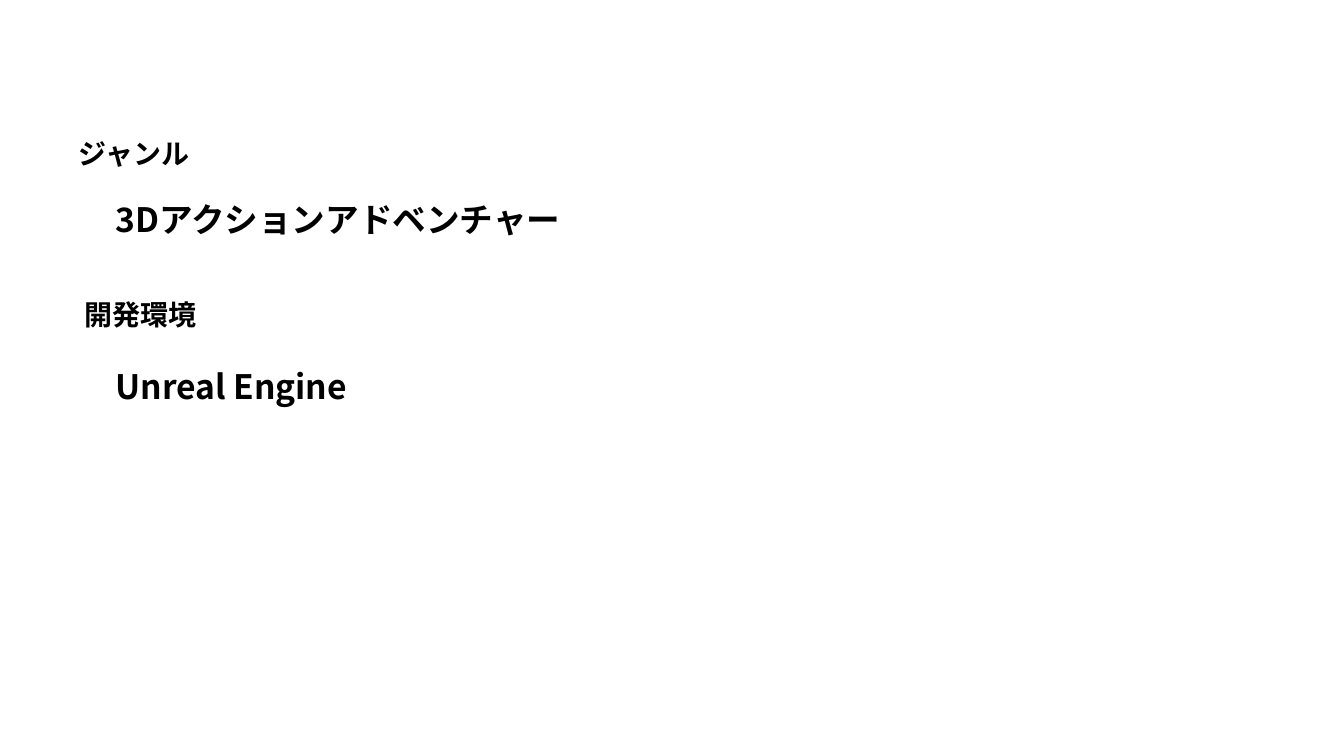
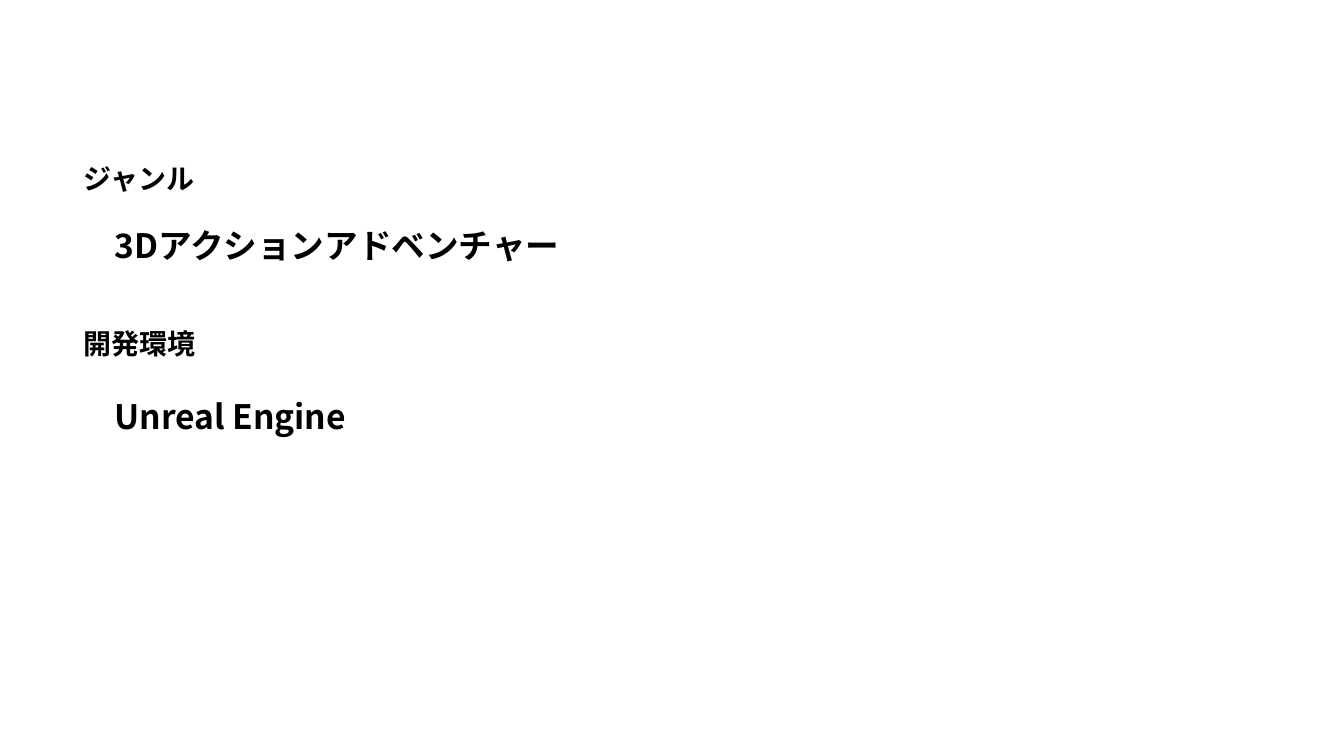
Before and after one commit to kirinokazuto/adventure, a slide deck: slide 2 of 企画書.pptx. Drawn at 1344x756 pixels with LibreOffice and Linux fonts; fonts in the diff are those of the drawing. Boxes give left, top, right and bottom in pixels: in the first picture for what was removed or moved away, otherwise in the second. Text is boxed around its words. In the diff, an @@ line names an element or a change of style, - is before the commit and + after.

```diff
--- a/企画書.pptx
+++ b/企画書.pptx
@@ text "ジャンル": place and size @@
-text "ジャンル" at [79, 141, 190, 167]
+text "ジャンル" at [84, 166, 195, 192]
@@ text "3Dアクションアドベンチャー": place and size @@
-text "3Dアクションアドベンチャー" at [115, 204, 560, 236]
+text "3Dアクションアドベンチャー" at [114, 230, 559, 262]
@@ text "開発環境": place and size @@
-text "開発環境" at [84, 301, 196, 328]
+text "開発環境" at [84, 330, 196, 357]
@@ text "Unreal Engine": place and size @@
-text "Unreal Engine" at [115, 371, 347, 407]
+text "Unreal Engine" at [114, 401, 346, 437]
```
Also in this commit, not shown: 2 other slides changed, 4 slides added, 1 slide removed, 1 other file.
